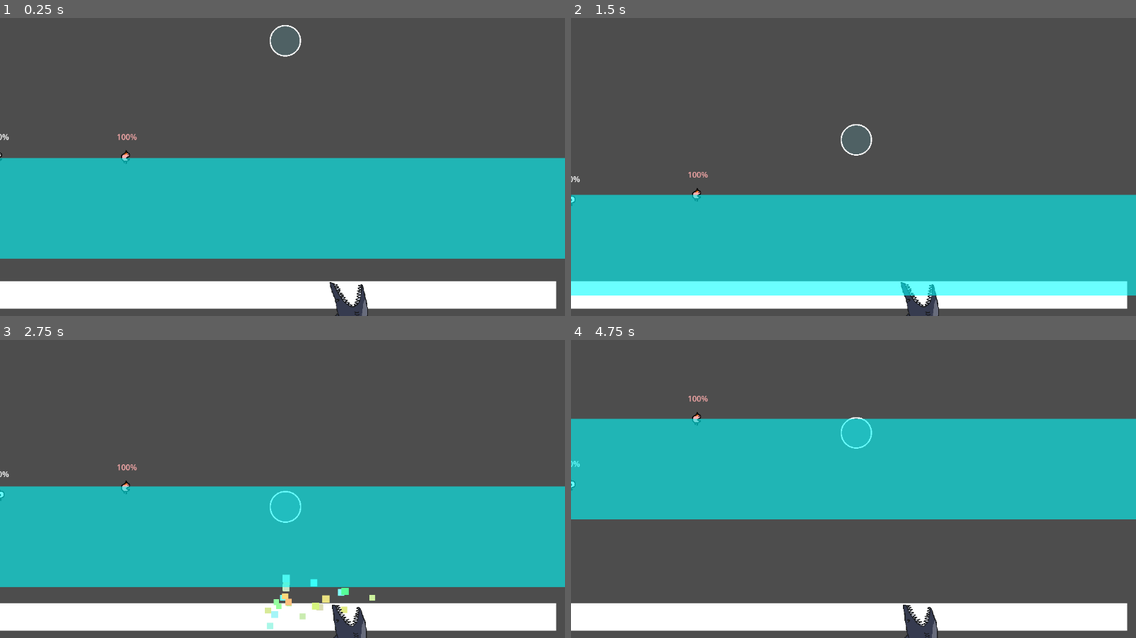
Above: before the commit, frames 1-4 (two rows, left to right).
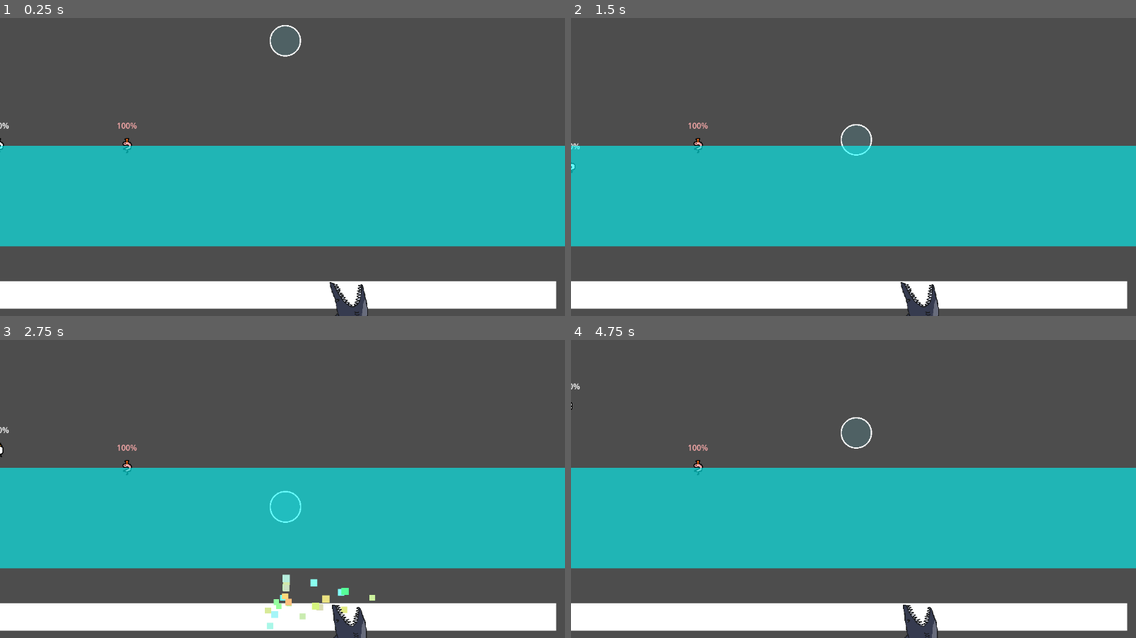
Above: after the commit, the same moments.

Repository: ron0studios/Global-Game-Jam-2025
Game: Godot game, scene res://objects/sandbox.tscn
The game is run twice, just before and just after one commit, with the same random seed, the same clock (stepped at 60 frames per second) and the same inputs. The engine's default icon, where the game draws it, is replaced by a stand-in: a white triangle on a blue panel in a dark square.
Inputs (mouse positions are in pixels of both pictures, inside the frame that each line leads up to):
- Up to frame 1 (0.25 s): no input
- Up to frame 2 (1.5 s): move the mouse to (977, 140) at 0.52 s; hold Up (ui_up) 0.53-1.28 s; move the mouse to (740, 172) at 1.27 s; hold Down (ui_down) from 1.28 s (still down)
- Up to frame 3 (2.75 s): move the mouse to (339, 408) at 2.02 s; release Down (ui_down) at 2.03 s; hold Up (ui_up) from 2.03 s (still down)
- Up to frame 4 (4.75 s): move the mouse to (825, 542) at 2.77 s; move the mouse to (1023, 527) at 3.52 s; release Up (ui_up) at 3.53 s; hold Down (ui_down) from 3.53 s (still down); move the mouse to (684, 432) at 4.27 s

The runs differ from the first frame. In frame 1, 8.7% of the frame differs, in the area x 0-100%, y 35-81%; in frame 2, 33%; in frame 3, 13%; in frame 4, 33%, in the area x 0-100%, y 14-77%.

Commit message:
new animations!!!

Diff:
--- a/objects/blowparticle.tscn
+++ b/objects/blowparticle.tscn
@@ -9,15 +9,17 @@
 [node name="blowparticle" type="CPUParticles2D"]
 position = Vector2(0, -32)
 emitting = false
-lifetime = 0.4
+lifetime = 0.7
 one_shot = true
 explosiveness = 1.0
 texture = ExtResource("1_vnsgh")
 direction = Vector2(0, -1)
 spread = 3.0
-gravity = Vector2(0, 200)
+gravity = Vector2(0, 0)
 initial_velocity_min = 200.0
 initial_velocity_max = 200.0
-angular_velocity_min = -105.88
-angular_velocity_max = 116.47
+angular_velocity_min = -100.0
+angular_velocity_max = 100.0
+linear_accel_min = -100.0
+linear_accel_max = -100.0
 scale_amount_curve = SubResource("Curve_p0x7g")
--- a/objects/global.gd
+++ b/objects/global.gd
@@ -2,6 +2,6 @@
 #Refer to the attributes with Global.attribute_name
 @export var water_level = 300
 var timer = 0
-func _process(delta: float) -> void:
-	timer += delta
-	water_level = 300 + sin(timer)*100
+#func _process(delta: float) -> void:
+	#timer += delta
+	#water_level = 300 + sin(timer)*100
--- a/objects/player.gd
+++ b/objects/player.gd
@@ -81,7 +81,7 @@
 
 func check_descend():
 	#call this to give the player the option to descend
-	if Input.is_action_just_pressed(jump_input):
+	if Input.is_action_pressed(jump_input):
 		state = states.DESCEND
 
 func handle_animations():
@@ -91,12 +91,18 @@
 		if (Input.is_action_just_pressed(left_input) and !animation.flip_h) or (Input.is_action_just_pressed(right_input) and animation.flip_h):
 			animation.flip_h = !animation.flip_h
 			animation.play("turn")
+		if position.y<Global.water_level:
+			animation.play("spin")
+			if animation.flip_h:
+				animation.speed_scale = -1
+			else:
+				animation.speed_scale = 1
 
 
 
 
 func handle_blowing(delta):
-	$BlowArea.rotation = deg_to_rad(90) + get_angle_to(get_global_mouse_position())
+	#$BlowArea.rotation = deg_to_rad(90) + get_angle_to(get_global_mouse_position())
 	if Input.is_action_just_pressed(blow_input):
 		blowing = true
 		$Breathtimer.start()
@@ -106,14 +112,17 @@
 		force = ($Breathtimer.wait_time-$Breathtimer.time_left)/$Breathtimer.wait_time
 		print(force, "use the force luke")
 		var blowparticle = preload("res://objects/blowparticle.tscn").instantiate()
-		blowparticle.rotation = $BlowArea.rotation
+		blowparticle.global_position = global_position
+		blowparticle.initial_velocity_min = force * 400
+		blowparticle.initial_velocity_max = force * 600
+		blowparticle.linear_accel_max = force * -450
+		blowparticle.emitting = true
+		blowparticle.position.y -= 10
 		get_parent().add_child(blowparticle)
-		blowparticle.global_position = global_position
-		blowparticle.angular_velocity_min = force
-		blowparticle.emitting = true
 
 		blowing = false
-
+		$Breathtimer.stop()
+		animation.play("blow")
 
 func _on_blow_area_body_entered(body: RigidBody2D) -> void:
 	if body.name == "bubble":
@@ -124,5 +133,6 @@
 
 
 func _on_animation_finished() -> void:
-	if animation.animation == "turn":
-		animation.play("idle")
+	match animation.animation:
+		"turn", "blow":
+			animation.play("idle")
--- a/objects/player.tscn
+++ b/objects/player.tscn
@@ -101,7 +101,7 @@
 "duration": 1.0,
 "texture": SubResource("AtlasTexture_be2is")
 }],
-"loop": true,
+"loop": false,
 "name": &"blow",
 "speed": 5.0
 }, {
@@ -210,7 +210,7 @@
 
 [node name="AnimatedSprite2D" type="AnimatedSprite2D" parent="."]
 sprite_frames = SubResource("SpriteFrames_y1w2h")
-animation = &"turn"
+animation = &"blow"
 
 [node name="Label" type="Label" parent="."]
 anchors_preset = 7
